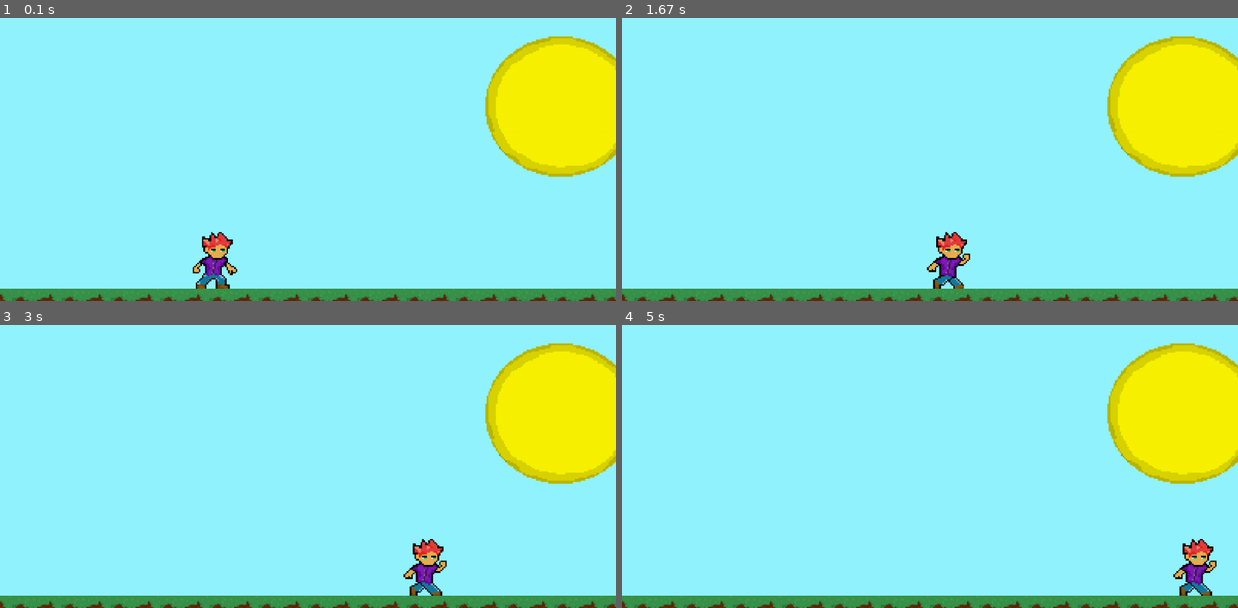
Above: before the commit, frames 1-4 (two rows, left to right).
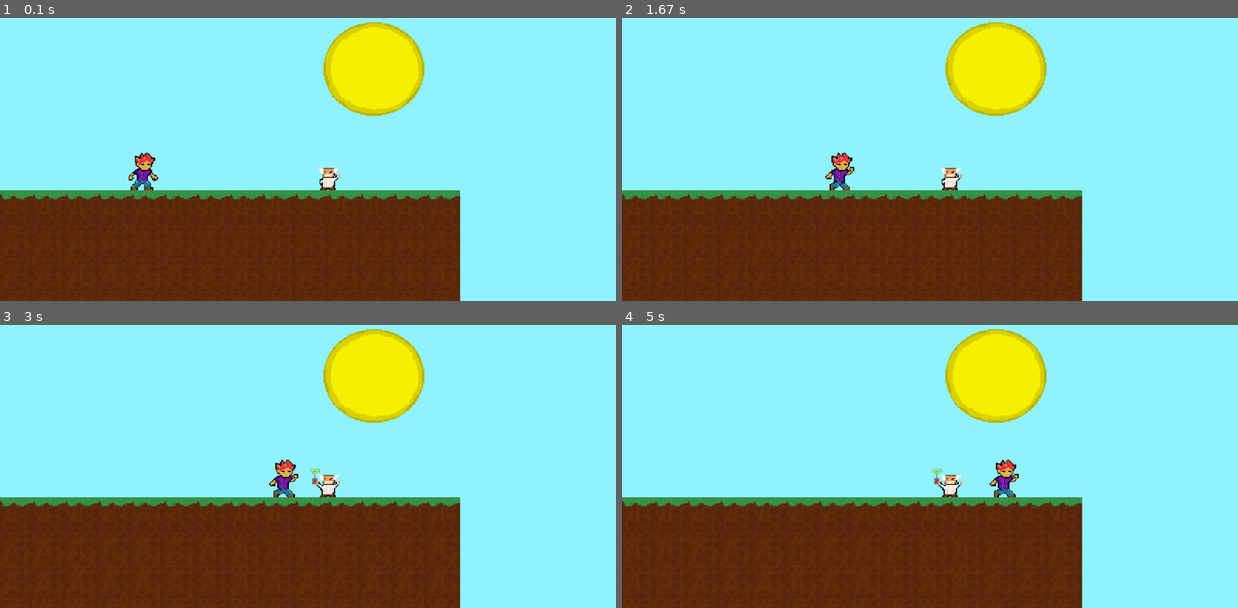
Above: after the commit, the same moments.

Repository: DouglasAndC/GAME-COLORANDO-PYGAME
Game: pygame game, started from Main/main.py
The game is run twice, just before and just after one commit, with the same random seed, the same clock (stepped at 60 frames per second) and the same inputs.
Inputs:
- Up to frame 1 (0.1 s): no input
- Up to frame 2 (1.67 s): no input
- Up to frame 3 (3 s): no input
- Up to frame 4 (5 s): no input

The runs differ from the first frame. In frame 1, 44% of the frame differs, in the area x 0-100%, y 1-100%; in frame 2, 44%; in frame 3, 44%; in frame 4, 45%.

Commit message:
introdução do vilão

Diff:
--- a/Data/mapa.txt
+++ b/Data/mapa.txt
@@ -1,13 +1,11 @@
-00000000000000000000000000000000000000000000000000
-00000000000000000000000000000000000000000000000000
-00000000000000000000000000000000000000000000000000
-00000000000000000000000000000000000000000000000000
-00000000000000000000000000000000000000000000000000
-00000000000000000000000000000000000000000000000000
-22222222222222300422222567222222200222222222002222
-11111111111111134111111111111111100111111111001111
-11111111111111111111111111111111111111111111001111
-11111111111111111111111111111111111111111111111111
-11111111111111111111111111111111111111111111111111
-11111111111111111111111111111111111111111111111111
-11111111111111111111111111111111111111111111111111
+00000000000000
+00000000000000
+00000000000000
+00000000000000
+00000000000000
+00000000000000
+22222222222222
+11111111111111
+11111111111111
+11111111111111
+11111111111111
--- a/Main/main.py
+++ b/Main/main.py
@@ -7,13 +7,14 @@
 SCREEN_SIZE = (1000, 500)
 screen = pygame.display.set_mode(SCREEN_SIZE, 0, 16)
 clock = pygame.time.Clock()
-display = pygame.Surface((400, 200))
+display = pygame.Surface((600, 300))
 
 mapa = mapa('Data\mapa')
 
 moving_right = False
 moving_left = False
 frame_user = 1
+frame_vil = 1
 x_user = 104
 y_user = 142
 true_scroll = [0, 0]
@@ -48,7 +49,9 @@
 
 
 while True:
+
     display.fill((146, 244, 255))
+
     clock.tick(12)
     for event in pygame.event.get():
         if event.type == QUIT:
@@ -57,18 +60,24 @@
 
     display.fill((146, 244, 255))
     img = pygame.image.load(globals.get_path() + "\\View\\user_" + str(frame_user) + ".png").convert_alpha()
+    img_vil = pygame.image.load(globals.get_path() + "\\View\\vil_" + str(frame_vil) + ".png").convert_alpha()
+    display.blit(img_vil, (300,162))
     globals.speed = 4
     x_user += globals.speed
     display.blit(img, (x_user, y_user))
     if frame_user == 4:
         frame_user = 2
     else:
-        frame_user -= -1
+        frame_user += 1
+    if frame_vil == 6:
+        frame_vil = 1
+    else:
+        frame_vil += 1
     if x_user >= 400:
         x_user = 0
-        display.unlock()
-        display.scroll(3 - 00, 300)
+
     desenhar_mapa(mapa)
     display.blit(mapa.img_sol, (300, 10))
     screen.blit(pygame.transform.scale(display, SCREEN_SIZE), (0, 0))
+
     pygame.display.update()
--- a/Main/menu.py
+++ b/Main/menu.py
@@ -38,8 +38,8 @@
     y = 150
     iterator = 0
     for i in data:
-        iterator+=1
-        if iterator == 5:
+        iterator += 1
+        if iterator == 11:
             break
         campo_texto = [str(iterator)+'.']
         y += 25
Binary file changed: Data/data.pickle
Binary file added: View/exp.png
